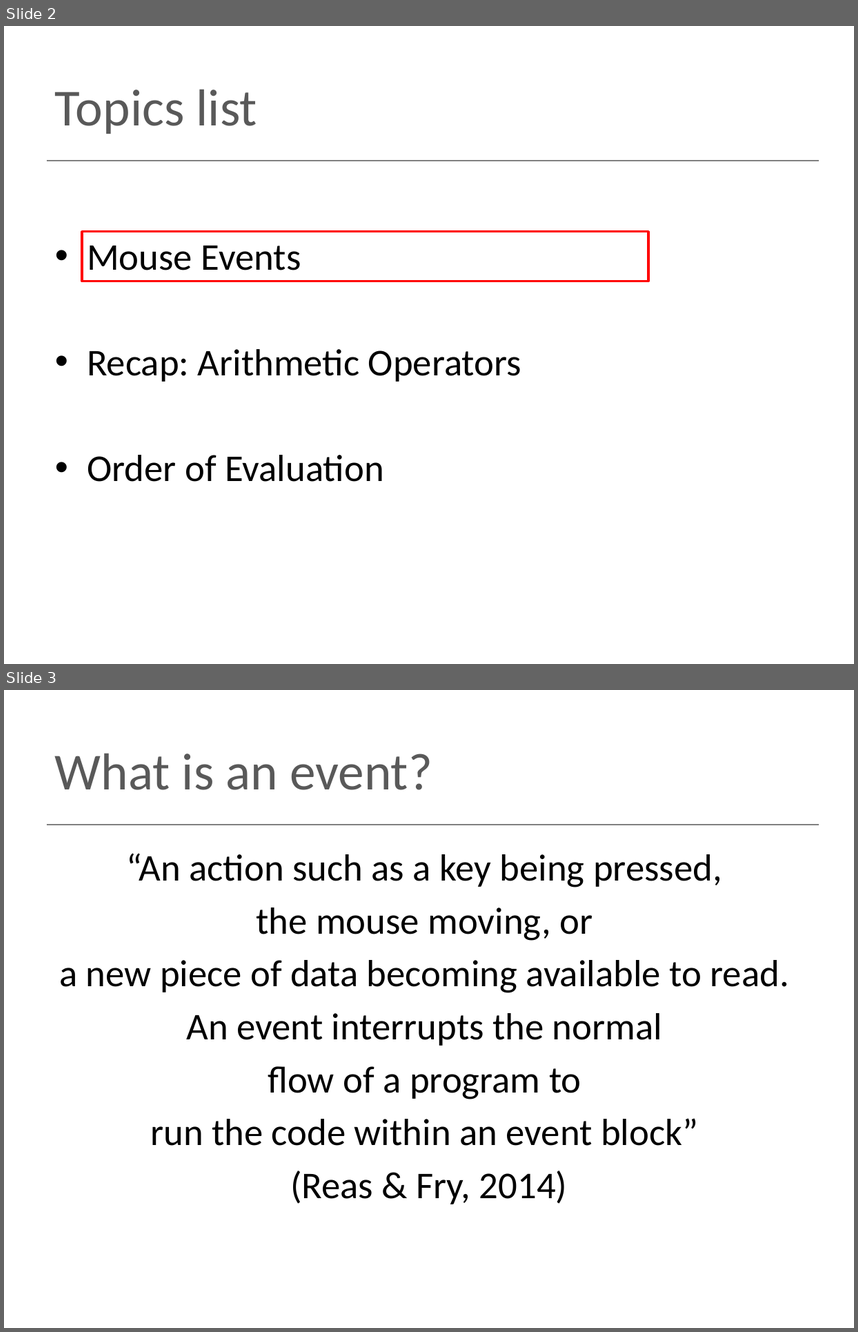
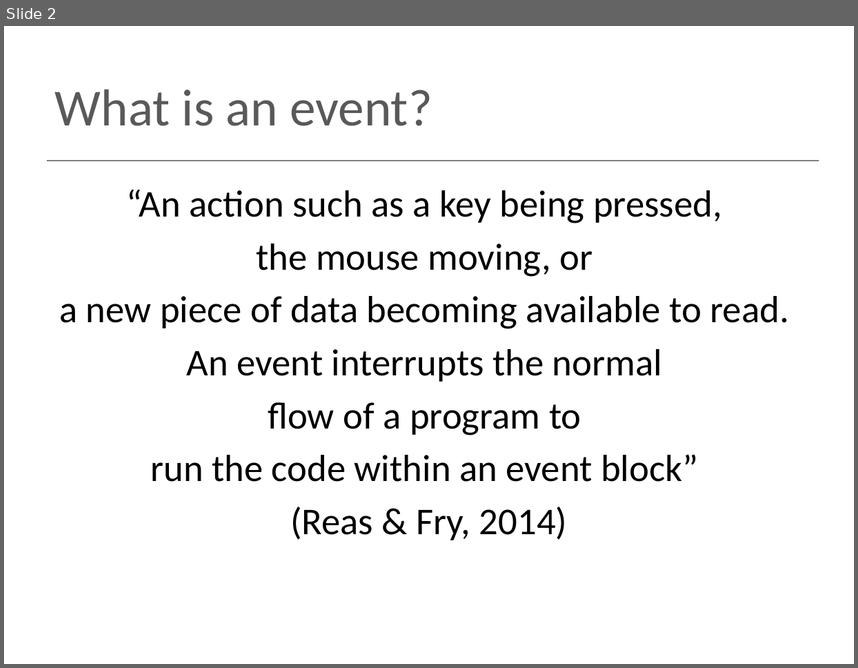
Before and after one commit to sdrohan/processing-for-ty, a slide deck: topic05/talk-1/a-processing-mouse-events.pptx. Shown one above the other, each under a label of ours: slides 2 and 3 before the commit, slide 2 after it. The pictures are 858x1332 and 858x668 pixels, drawn with LibreOffice and Linux fonts; fonts in the diff are those of the drawing. Boxes give left, top, right and bottom in pixels: in the first picture for what was removed or moved away, otherwise in the second. Text is boxed around its words. In the diff, an @@ line names an element or a change of style, - is before the commit and + after.

```diff
--- a/topic05/talk-1/a-processing-mouse-events.pptx
+++ b/topic05/talk-1/a-processing-mouse-events.pptx
@@ slide 2 removed at (x1=4, y1=26, x2=854, y2=664), background #FFFFFF; not listed: 1 template element that a slide beside it also shows @@
@@ title removed at (x1=55, y1=89, x2=257, y2=134) @@
-Topics list
@@ rectangle removed at (x1=82, y1=232, x2=649, y2=281) @@
@@ text removed at (x1=87, y1=245, x2=522, y2=481) @@
-• Mouse Events
-• Recap: Arithmetic Operators
-• Order of Evaluation
@@ what was slide 3 is now slide 2 @@
```
Also in this commit, not shown: 1 slide changed, 10 other slides removed, 37 other files.
